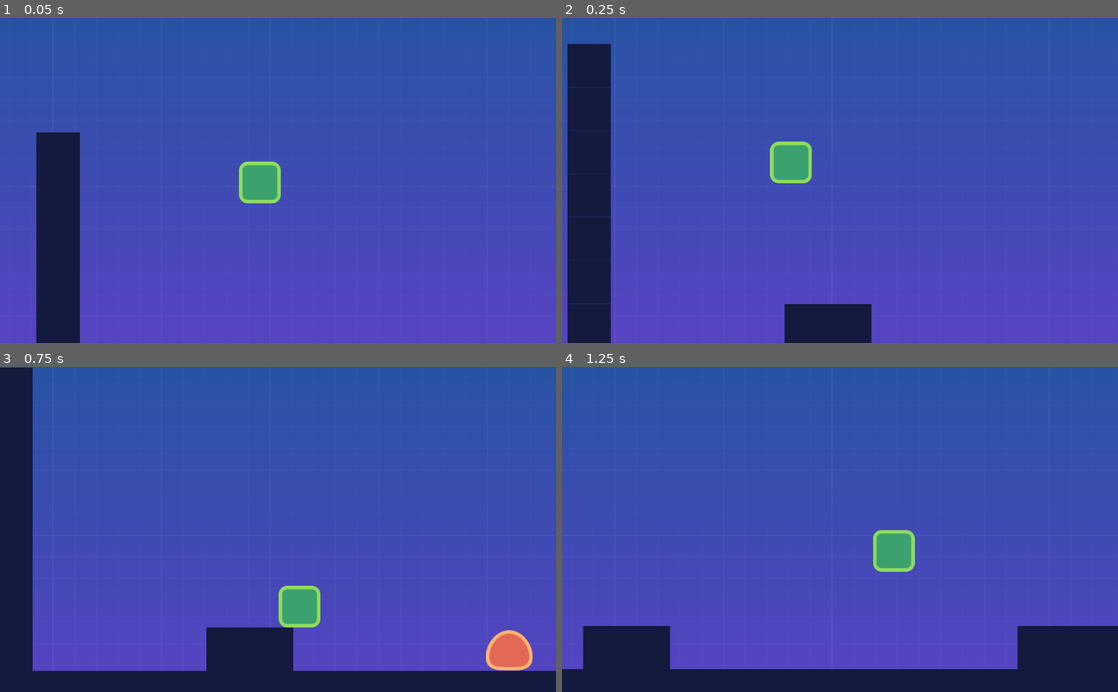
Above: before the commit, frames 1-4 (two rows, left to right).
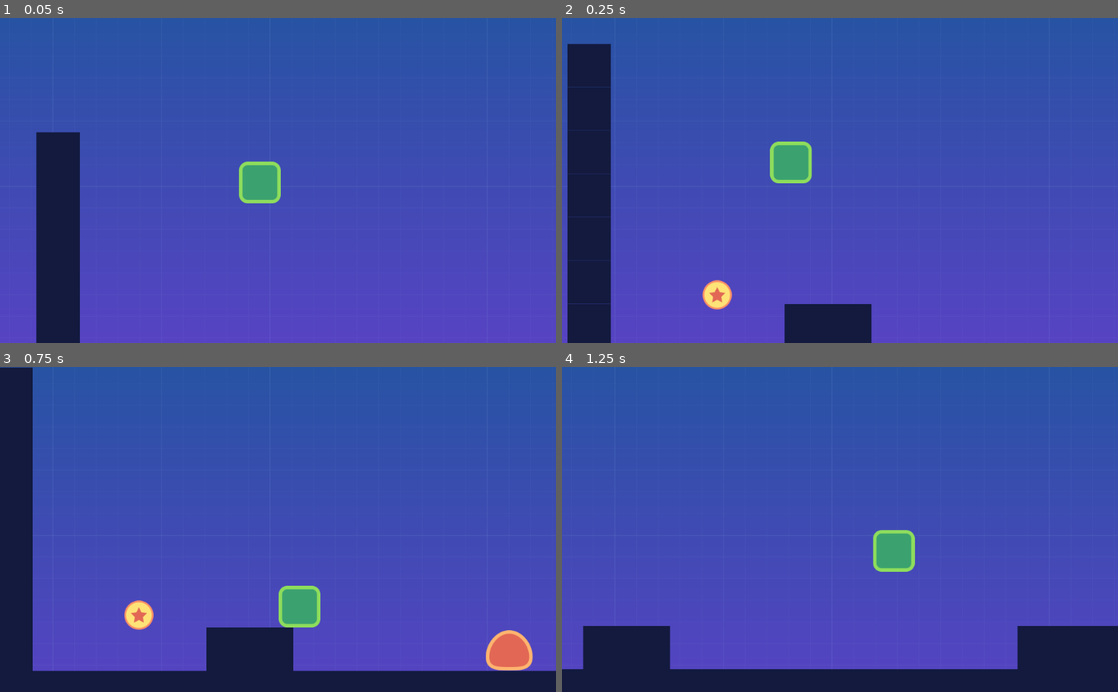
Above: after the commit, the same moments.

Repository: caiofov/Platformer-Godot
Game: Godot game, scene res://src/Levels/LevelTemplate.tscn
Two runs of this game, one before a commit and one after it. Both use one fixed random seed, a clock stepped at 60 frames per second and the inputs below. This scene is started directly instead of the project's main scene.
Inputs:
- Up to frame 1 (0.05 s): no input
- Up to frame 2 (0.25 s): no input
- Up to frame 3 (0.75 s): hold D (move_right) from 0.53 s (still down)
- Up to frame 4 (1.25 s): keep holding D (move_right); tap W (jump) at 0.77 s

Frame 1 is identical in both runs. In frame 2, 0.4% of the frame differs, in the area x 25-31%, y 80-90%; in frame 3, 0.4%; in frame 4, nothing differs.

Commit message:
collecting coins

Diff:
--- a/platformer/src/Levels/LevelTemplate.tscn
+++ b/platformer/src/Levels/LevelTemplate.tscn
@@ -1,9 +1,10 @@
-[gd_scene load_steps=5 format=2]
+[gd_scene load_steps=6 format=2]
 
 [ext_resource path="res://assets/tileset.tres" type="TileSet" id=1]
 [ext_resource path="res://src/Actors/Player.tscn" type="PackedScene" id=2]
 [ext_resource path="res://src/Actors/Enemy.tscn" type="PackedScene" id=3]
 [ext_resource path="res://assets/background.png" type="Texture" id=4]
+[ext_resource path="res://src/Objects/Coin.tscn" type="PackedScene" id=5]
 
 [node name="LevelTemplate" type="Node2D"]
 position = Vector2( 193.204, 0 )
@@ -48,4 +49,8 @@
 position = Vector2( 1915.53, 306.763 )
 scale = Vector2( 0.8, 0.8 )
 
+[node name="Coin" parent="." instance=ExtResource( 5 )]
+position = Vector2( 76.0656, 464.78 )
+scale = Vector2( 0.8, 0.8 )
+
 [editable path="Player"]
--- a/platformer/src/Objects/Coin.gd
+++ b/platformer/src/Objects/Coin.gd
@@ -1 +1,8 @@
 extends Area2D
+
+#onready -> calls the function before the ready function
+onready var anim_player: AnimationPlayer = get_node("AnimationPlayer")
+
+#indentifies player collision
+func _on_body_entered(body: Node) -> void:
+	anim_player.play("fade_out")
--- a/platformer/src/Objects/Coin.tscn
+++ b/platformer/src/Objects/Coin.tscn
@@ -8,49 +8,13 @@
 
 [sub_resource type="Animation" id=2]
 length = 0.001
-tracks/0/type = "value"
-tracks/0/path = NodePath("CollisionShape2D:position")
-tracks/0/interp = 1
-tracks/0/loop_wrap = true
-tracks/0/imported = false
-tracks/0/enabled = true
-tracks/0/keys = {
-"times": PoolRealArray( 0 ),
-"transitions": PoolRealArray( 1 ),
-"update": 0,
-"values": [ Vector2( 0, 0 ) ]
-}
-tracks/1/type = "value"
-tracks/1/path = NodePath(".:position")
-tracks/1/interp = 1
-tracks/1/loop_wrap = true
-tracks/1/imported = false
-tracks/1/enabled = true
-tracks/1/keys = {
-"times": PoolRealArray( 0 ),
-"transitions": PoolRealArray( 1 ),
-"update": 0,
-"values": [ Vector2( 0, -21.3509 ) ]
-}
-tracks/2/type = "value"
-tracks/2/path = NodePath(".:modulate")
-tracks/2/interp = 1
-tracks/2/loop_wrap = true
-tracks/2/imported = false
-tracks/2/enabled = true
-tracks/2/keys = {
-"times": PoolRealArray( 0 ),
-"transitions": PoolRealArray( 1 ),
-"update": 0,
-"values": [ Color( 1, 1, 1, 1 ) ]
-}
 
 [sub_resource type="Animation" id=3]
 resource_name = "bouncing"
 length = 1.2
 loop = true
 tracks/0/type = "value"
-tracks/0/path = NodePath(".:position")
+tracks/0/path = NodePath("Coin:position")
 tracks/0/interp = 1
 tracks/0/loop_wrap = true
 tracks/0/imported = false
@@ -107,15 +71,20 @@
 
 [node name="Coin" type="Area2D"]
 position = Vector2( 0, -21.3509 )
+collision_layer = 4
 script = ExtResource( 2 )
 
 [node name="Coin" type="Sprite" parent="."]
+position = Vector2( 0, 10 )
 texture = ExtResource( 1 )
 
 [node name="CollisionShape2D" type="CollisionShape2D" parent="."]
 shape = SubResource( 1 )
 
 [node name="AnimationPlayer" type="AnimationPlayer" parent="."]
+autoplay = "bouncing"
 anims/RESET = SubResource( 2 )
 anims/bouncing = SubResource( 3 )
 anims/fade_out = SubResource( 4 )
+
+[connection signal="body_entered" from="." to="." method="_on_body_entered"]
